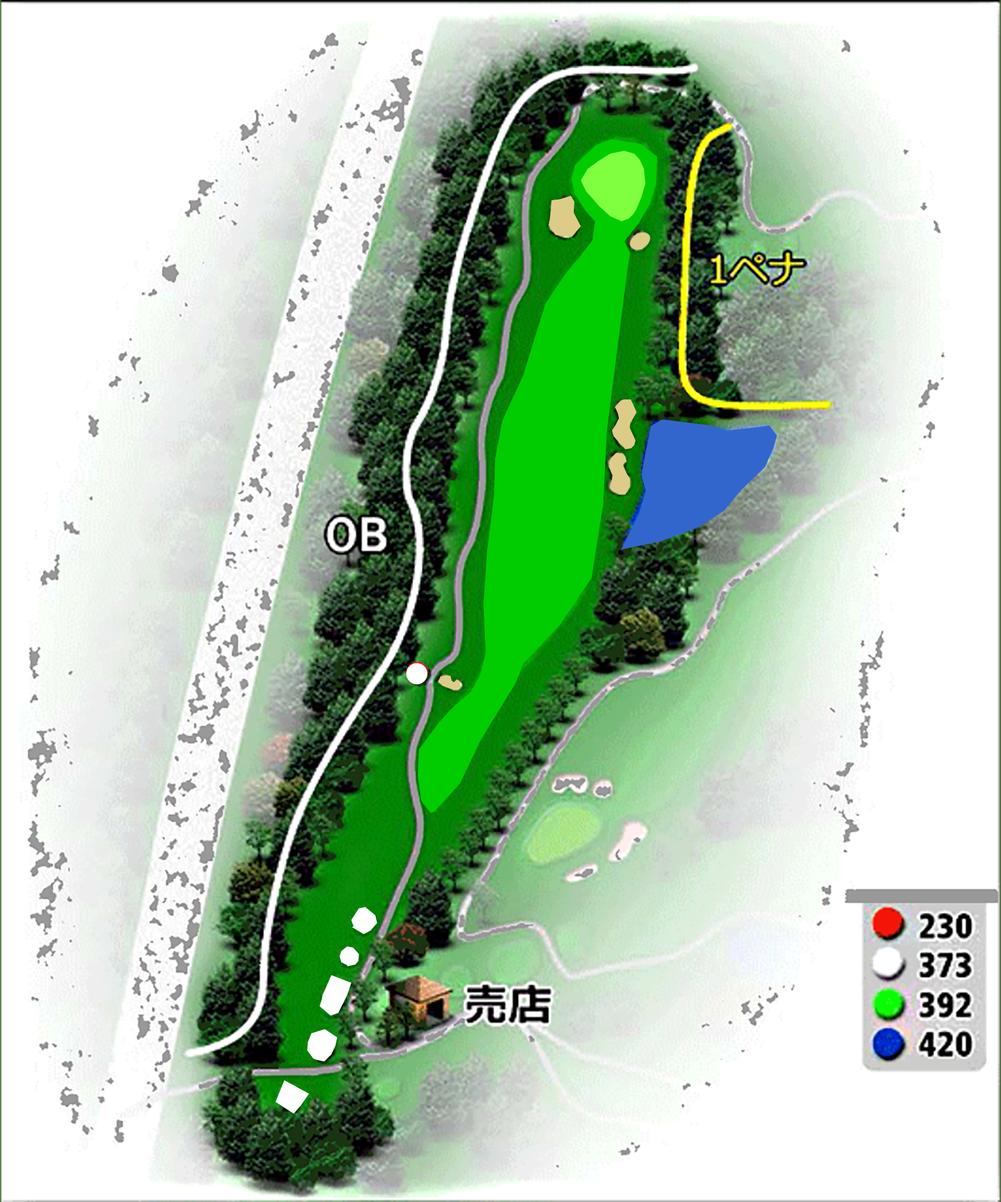
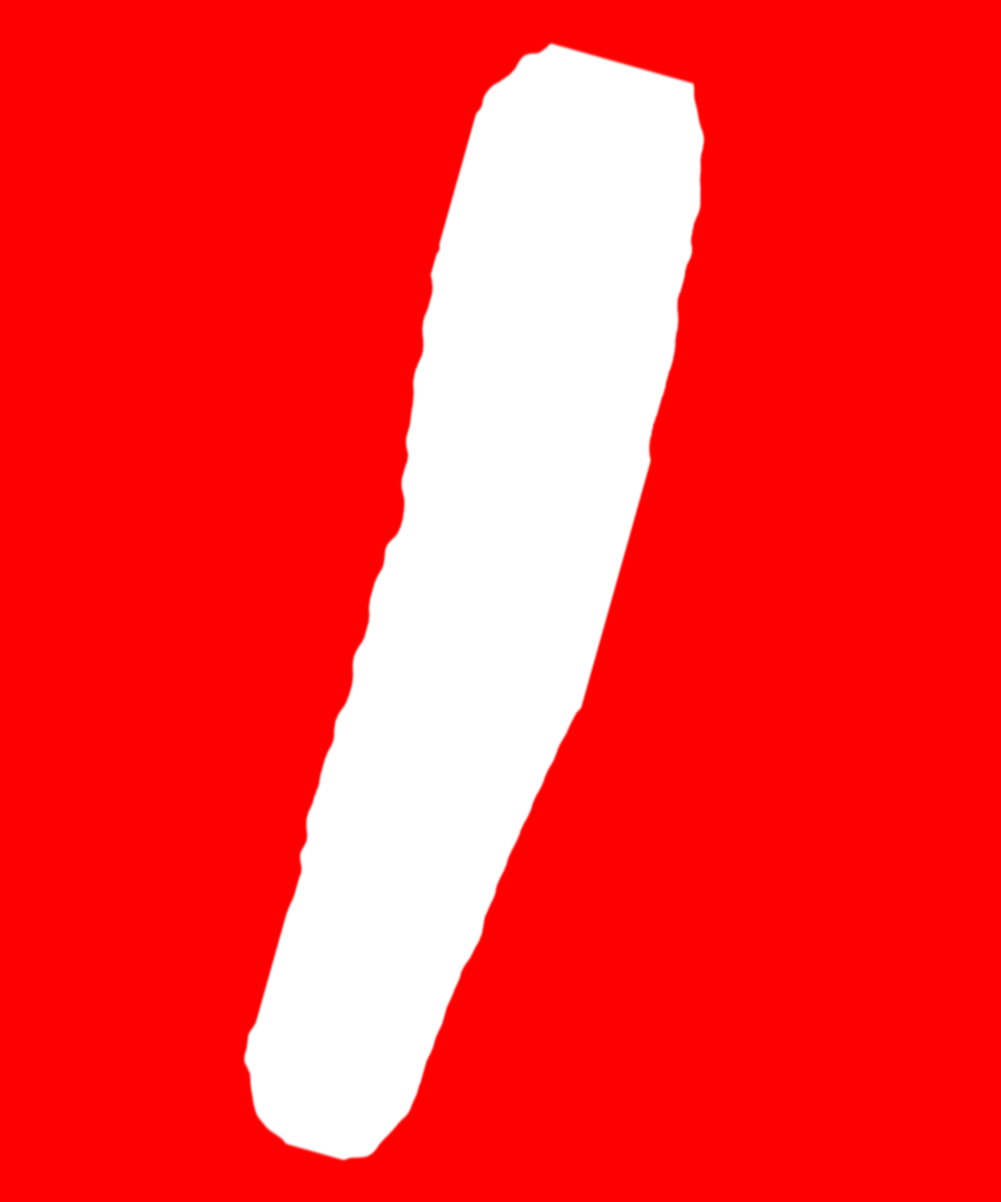
The second 1001px x 1202px image is a revision of the first. Changes to its layers:
added layer "Lomond14-NewOB" above "Water" over [0,0,1001,1202]
hid "Water" over [619,419,778,551]
hid "Green" over [580,150,646,222]
hid "Tees" over [275,663,428,1115]
hid "Bunkers" over [439,195,652,691]
hid "Fairway" over [417,139,658,814]
hid "canvas" over [0,0,1001,1202]
hid "Rough" over [0,0,1001,1202]
